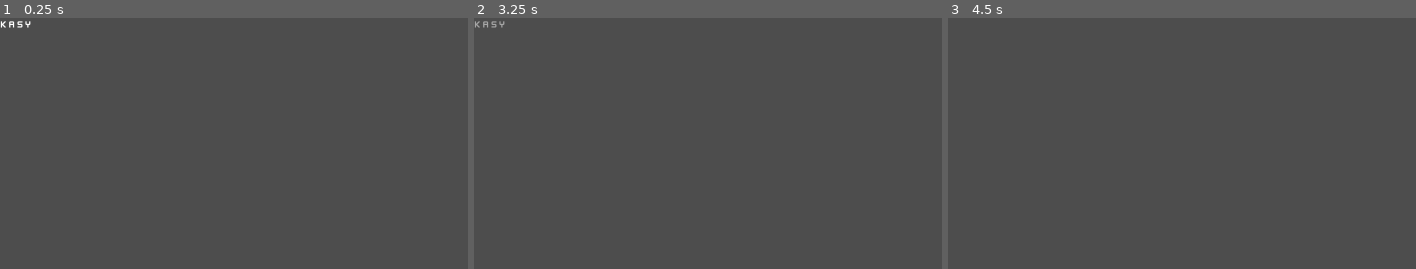
Above: before the commit, frames 1-3 (left to right).
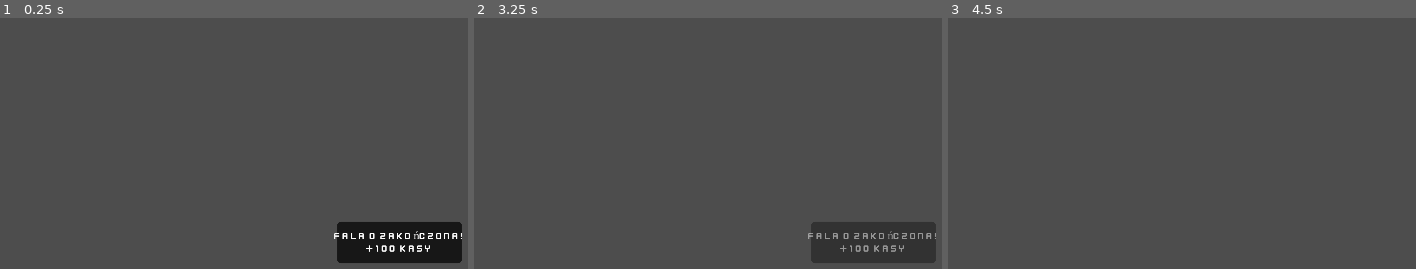
Above: after the commit, the same moments.

Repository: Kotowskey/tower-defense
Game: Godot game, scene res://scenes/wave_completed.tscn
Same seed, same stepped clock (60 frames per second), same inputs: the game is played once before the commit and once after it. This scene is started directly instead of the project's main scene.
Inputs (mouse positions are in pixels of both pictures, inside the frame that each line leads up to):
- Up to frame 1 (0.25 s): no input
- Up to frame 2 (3.25 s): tap Enter at 0.5, 2 s; move the mouse to (outside the picture) at 0.52 s; click (outside the picture) at 0.67 s; tap Space at 1.25, 2.75 s; move the mouse to (712, 263) at 1.27 s; click (712, 263) at 1.42 s; move the mouse to (outside the picture) at 2.02 s; click (outside the picture) at 2.17 s; move the mouse to (outside the picture) at 2.77 s; click (outside the picture) at 2.92 s
- Up to frame 3 (4.5 s): move the mouse to (outside the picture) at 3.52 s; click (outside the picture) at 3.67 s; tap Enter at 4.25 s; move the mouse to (1107, 176) at 4.27 s; click (1107, 176) at 4.42 s

The runs differ from the first frame. In frame 1, 4.4% of the frame differs, in the area x 0-99%, y 1-98%; in frame 2, 4.3%; in frame 3, nothing differs.

Commit message:
wave competed tscn fix

Diff:
--- a/scenes/wave_completed.tscn
+++ b/scenes/wave_completed.tscn
@@ -12,7 +12,17 @@
 
 [node name="WaveCompleted" type="Control"]
 layout_mode = 3
-anchors_preset = 0
+anchors_preset = 8
+anchor_left = 0.5
+anchor_top = 0.5
+anchor_right = 0.5
+anchor_bottom = 0.5
+offset_left = -150.0
+offset_top = -50.0
+offset_right = 150.0
+offset_bottom = 50.0
+grow_horizontal = 2
+grow_vertical = 2
 mouse_filter = 2
 script = ExtResource("1_2t6es")
 
